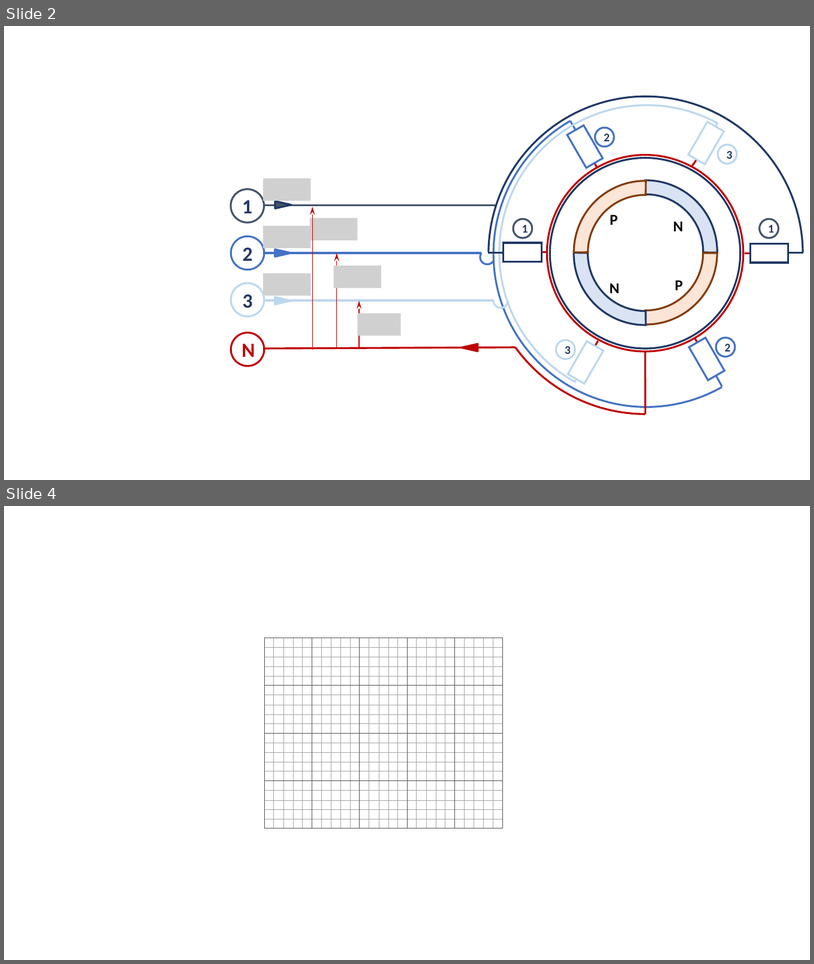
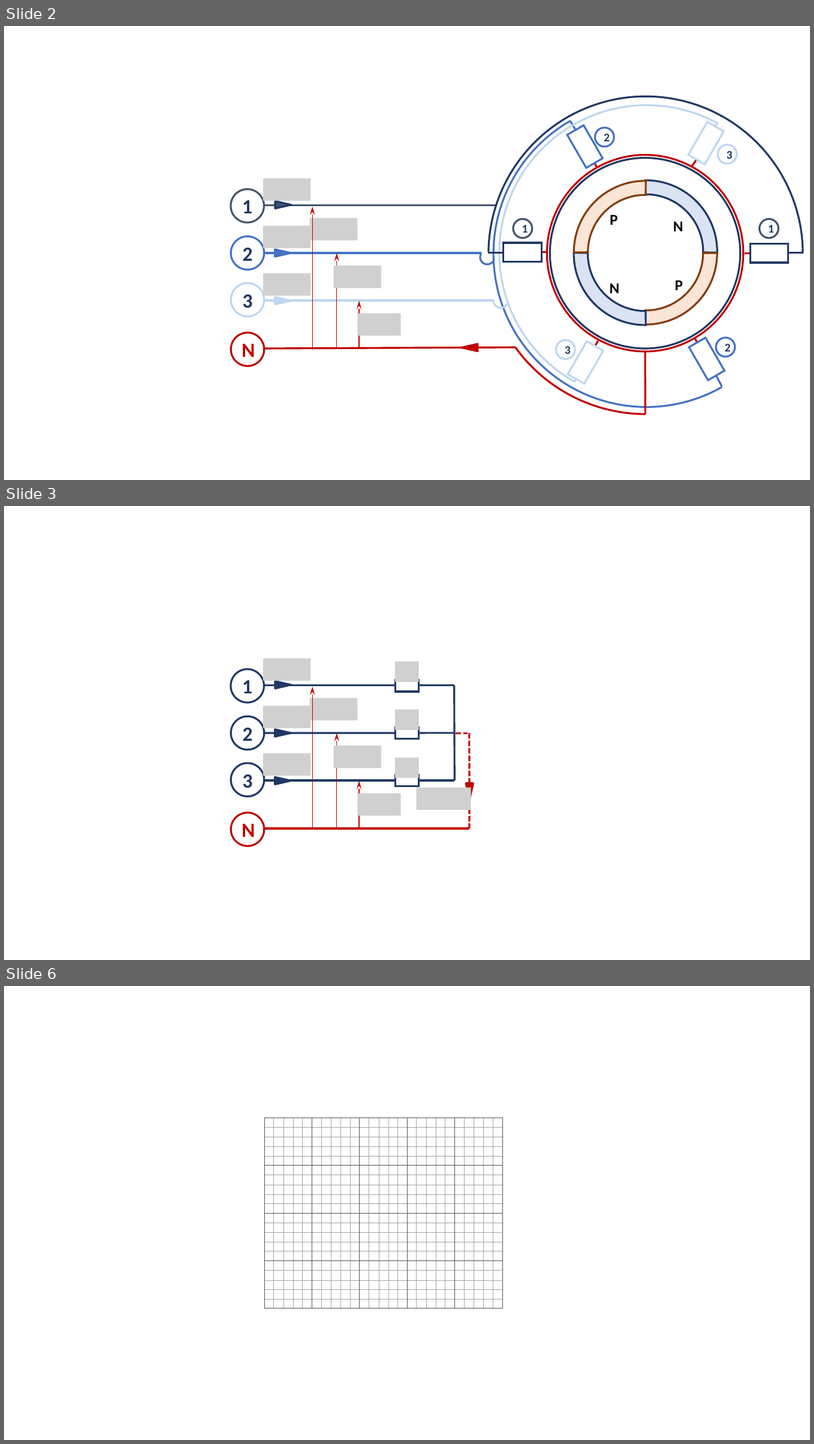
Before and after one commit to xpessoles/PT_GenieElectrique, a slide deck: 05_MachinesTriphasees/PT_GE_05_MS_Activite_02/images/PT_GE_05_MS_Activite_02.pptx. Shown one above the other, each under a label of ours: slides 2 and 4 before the commit, slides 2, 3 and 6 after it; the slides between them are not shown. The pictures are 814x964 and 814x1444 pixels, drawn with LibreOffice and Linux fonts; fonts in the diff are those of the drawing; grey boxes stand for pictures. Boxes give left, top, right and bottom in pixels: in the first picture for what was removed or moved away, otherwise in the second. Text is boxed around its words. In the diff, an @@ line names an element or a change of style, - is before the commit and + after.

```diff
--- a/05_MachinesTriphasees/PT_GE_05_MS_Activite_02/images/PT_GE_05_MS_Activite_02.pptx
+++ b/05_MachinesTriphasees/PT_GE_05_MS_Activite_02/images/PT_GE_05_MS_Activite_02.pptx
@@ slide 3 added at (4, 506, 810, 960), background #FFFFFF @@
@@ picture added at (264, 658, 311, 681) @@
@@ picture added at (395, 661, 419, 682) @@
@@ ellipse added at (231, 669, 264, 703), outline #203864 2.25 pt, 24 pt, text #203864, bold @@
+1
@@ line added from (264, 685) to (455, 685), #203864 2.25 pt @@
@@ triangle added at (275, 681, 291, 688), fill #203864, outline #203864 2.25 pt @@
@@ rectangle added at (396, 679, 419, 691), fill #FFFFFF, outline #203864 2.25 pt @@
@@ line added from (455, 685) to (455, 780), #203864 2.25 pt @@
@@ picture added at (310, 698, 358, 720) @@
@@ arrow added from (312, 829) to (312, 687), #C00000 1 pt @@
@@ ellipse added at (231, 716, 264, 749), outline #203864 2.25 pt, 24 pt, text #203864, bold @@
+2
@@ picture added at (264, 706, 311, 728) @@
@@ picture added at (395, 709, 419, 730) @@
@@ line added from (264, 733) to (455, 733), #203864 2.25 pt @@
@@ triangle added at (275, 730, 291, 737), fill #203864, outline #203864 2.25 pt @@
@@ arrow added from (337, 828) to (337, 733), #C00000 1 pt @@
@@ rectangle added at (396, 727, 419, 739), fill #FFFFFF, outline #203864 2.25 pt @@
@@ line added from (456, 733) to (468, 733), #C00000 2.25 pt dashed @@
@@ line added from (470, 733) to (470, 828), #C00000 2.25 pt dashed @@
@@ picture added at (264, 753, 311, 775) @@
@@ picture added at (333, 745, 381, 768) @@
@@ picture added at (395, 757, 419, 778) @@
@@ ellipse added at (231, 763, 264, 796), outline #203864 2.25 pt, 24 pt, text #203864, bold @@
+3
@@ rectangle added at (396, 774, 419, 786), fill #FFFFFF, outline #203864 2.25 pt @@
@@ line added from (264, 780) to (455, 780), #203864 2.25 pt @@
@@ triangle added at (275, 777, 291, 784), fill #203864, outline #203864 2.25 pt @@
@@ picture added at (358, 793, 401, 816) @@
@@ arrow added from (359, 828) to (359, 781), #C00000 1 pt @@
@@ picture added at (417, 787, 471, 810) @@
@@ triangle added at (466, 783, 473, 799), fill #C00000, outline #C00000 2.25 pt @@
@@ ellipse added at (231, 813, 264, 846), outline #C00000 2.25 pt, 24 pt, text #C00000, bold @@
+N
@@ line added from (264, 828) to (470, 828), #C00000 2.25 pt @@
@@ what was slide 4 is now slide 6 @@
```
Also in this commit, not shown: 2 other slides added, 1 slide removed.
